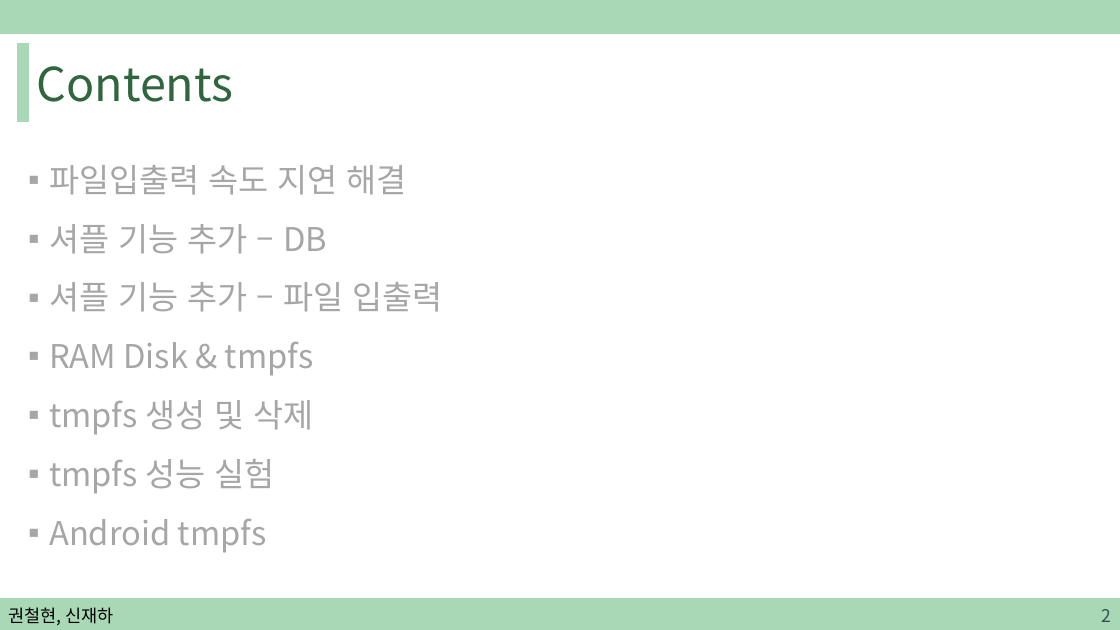
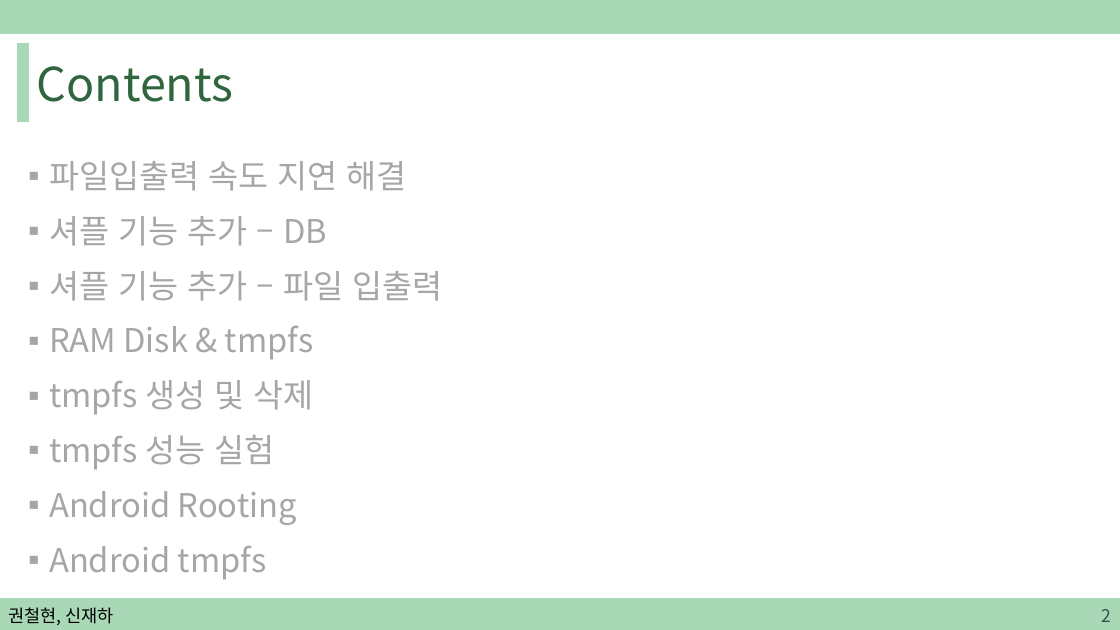
Before and after one commit to sjh4287/capston, a slide deck: slide 2 of 2022.02.18/권철현,신재하.pptx. Drawn at 1120x630 pixels with LibreOffice and Linux fonts; fonts in the diff are those of the drawing. Boxes give left, top, right and bottom in pixels: in the first picture for what was removed or moved away, otherwise in the second. Text is boxed around its words. In the diff, an @@ line names an element or a change of style, - is before the commit and + after.

```diff
--- a/2022.02.18/권철현,신재하.pptx
+++ b/2022.02.18/권철현,신재하.pptx
@@ text at (49,161,442,580): line spacing 1.5 to 1.4 @@
@@ text at (49,491,297,525): paragraph added @@
+▪ Android Rooting
```
Also in this commit, not shown: 2 other slides changed, 17 slides added, 1 slide removed.
